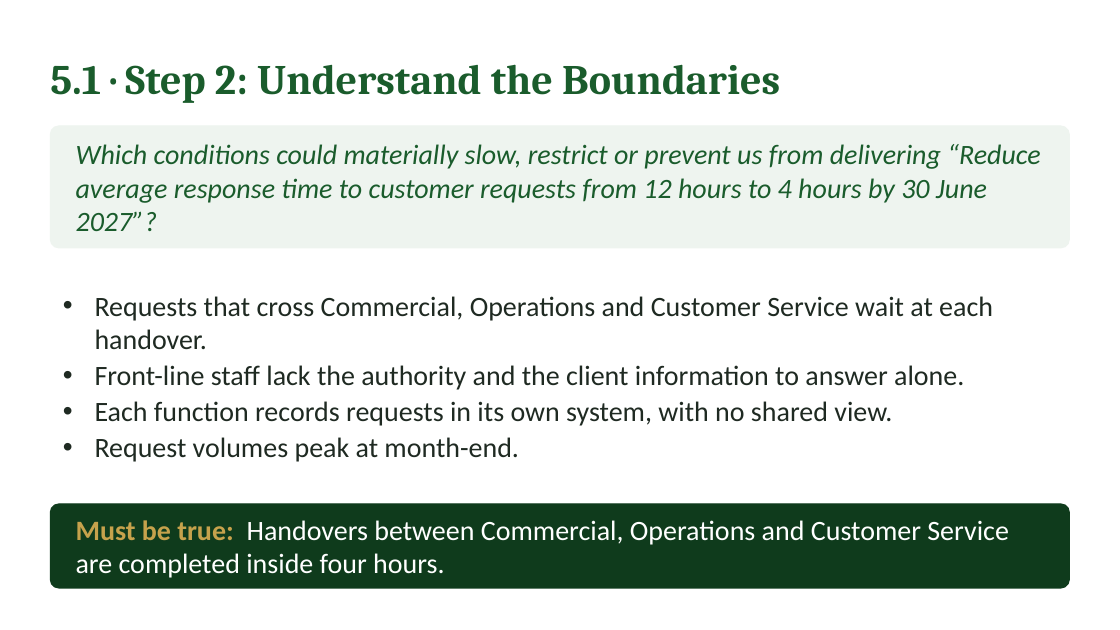
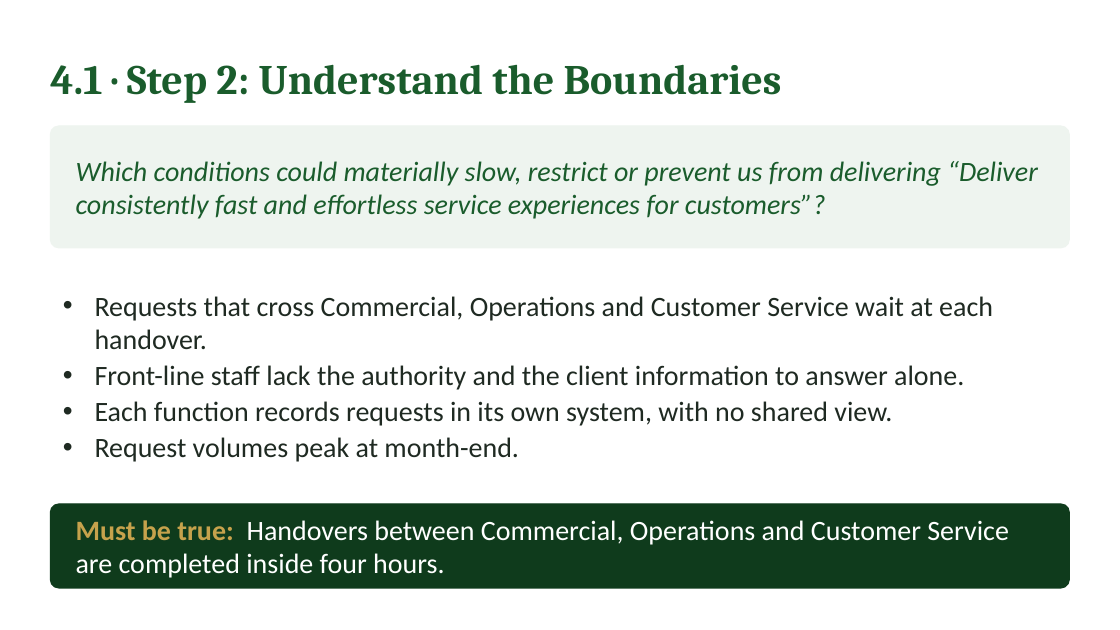
Before and after one commit to IBSL26/ibsl-platform, a slide deck: slide 24 of Claude outputs/Deck upload/Module-2/unit-04.pptx (slide 26 before the commit). Drawn at 1120x630 pixels with LibreOffice and Linux fonts; fonts in the diff are those of the drawing. Boxes give left, top, right and bottom in pixels: in the first picture for what was removed or moved away, otherwise in the second. Text is boxed around its words. In the diff, an @@ line names an element or a change of style, - is before the commit and + after.

```diff
--- a/Claude outputs/Deck upload/Module-2/unit-04.pptx
+++ b/Claude outputs/Deck upload/Module-2/unit-04.pptx
@@ text at (x1=50, y1=64, x2=782, y2=103): text changed @@
-5.1 · Step 2: Understand the Boundaries
+4.1 · Step 2: Understand the Boundaries
@@ text at (x1=76, y1=161, x2=1038, y2=219): text changed @@
-Which conditions could materially slow, restrict or prevent us from delivering “Reduce average response time to customer requests from 12 hours to 4 hours by 30 June 2027”?
+Which conditions could materially slow, restrict or prevent us from delivering “Deliver consistently fast and effortless service experiences for customers”?
```
Also in this commit, not shown: 10 other slides changed, 40 other files.
